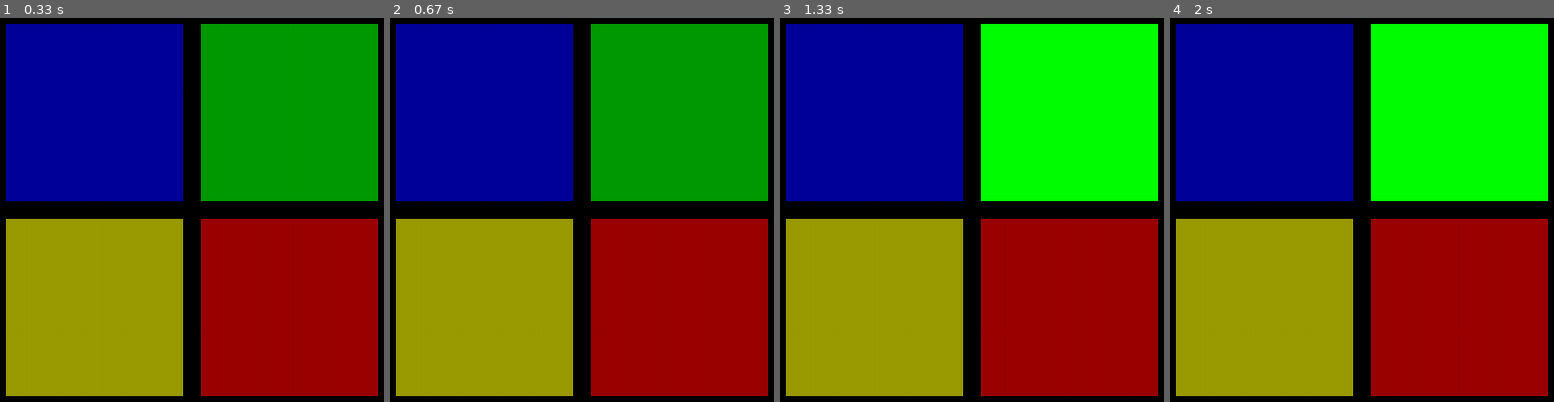
Above: before the commit, frames 1-4 (left to right).
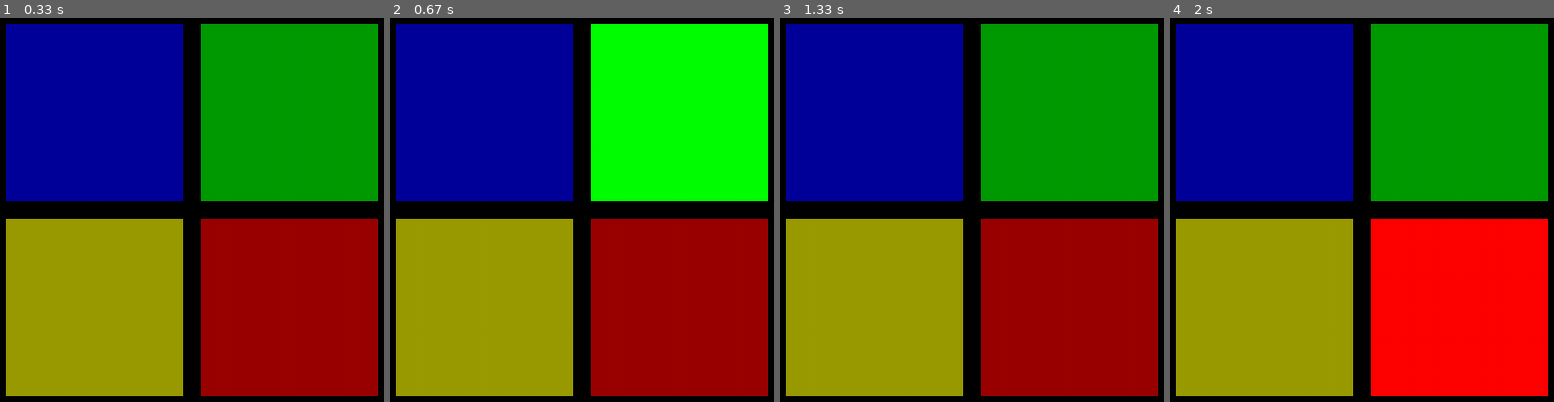
Above: after the commit, the same moments.

Repository: KKBrown23/Making-Games-with-Python-and-PyGame
Game: pygame game, started from chapter_5/app.py
Same seed, same stepped clock (60 frames per second), same inputs: the game is played once before the commit and once after it.
Inputs:
- Up to frame 1 (0.33 s): no input
- Up to frame 2 (0.67 s): no input
- Up to frame 3 (1.33 s): no input
- Up to frame 4 (2 s): no input

Frame 1 is identical in both runs. In frame 2, 21% of the frame differs, in the area x 52-99%, y 1-48%; in frame 3, 21%; in frame 4, 43%, in the area x 52-99%, y 1-99%.

Commit message:
user click detected

Diff:
--- a/chapter_5/app.py
+++ b/chapter_5/app.py
@@ -30,7 +30,7 @@
 BUTTONSIZE, BUTTONSIZE)
 GREENRECT = pygame.Rect(XMARGIN + BUTTONSIZE + BUTTONGAPSIZE, YMARGIN +
 BUTTONSIZE + BUTTONGAPSIZE, BUTTONSIZE, BUTTONSIZE)
-
+WAITING_TIME = 500
 
 DISPLAYSURF = pygame.display.set_mode((WINDOWWIDTH, WINDOWHEIGHT))
 pygame.draw.rect(DISPLAYSURF, BLUE, ((XMARGIN, YMARGIN),(BUTTONSIZE,BUTTONSIZE)))
@@ -63,12 +63,12 @@
 
 def lighting_squares(array_of_random_moves):
     for x in range(0, len(array_of_random_moves)):
-        pygame.time.wait(1000)
+        pygame.time.wait(WAITING_TIME)
         random_move = array_of_random_moves[x]
         if random_move == 1:
             pygame.draw.rect(DISPLAYSURF, BRIGHTBLUE, ((XMARGIN, YMARGIN),(BUTTONSIZE,BUTTONSIZE)))
             pygame.display.update()
-            pygame.time.wait(1000)
+            pygame.time.wait(WAITING_TIME)
             pygame.draw.rect(DISPLAYSURF, BLUE, ((XMARGIN, YMARGIN),(BUTTONSIZE,BUTTONSIZE)))
             pygame.display.update()
 
@@ -78,7 +78,7 @@
                     YMARGIN),
                     (BUTTONSIZE,BUTTONSIZE)))
             pygame.display.update()
-            pygame.time.wait(1000)
+            pygame.time.wait(WAITING_TIME)
             pygame.draw.rect(DISPLAYSURF, GREEN,
                   ((XMARGIN + BUTTONSIZE + BUTTONGAPSIZE,
                     YMARGIN),
@@ -89,7 +89,7 @@
                                               BUTTONSIZE + BUTTONGAPSIZE),
                                               (BUTTONSIZE,BUTTONSIZE)))
             pygame.display.update()
-            pygame.time.wait(1000)
+            pygame.time.wait(WAITING_TIME)
             pygame.draw.rect(DISPLAYSURF, YELLOW, ((XMARGIN, YMARGIN +
                                               BUTTONSIZE + BUTTONGAPSIZE),
                                               (BUTTONSIZE,BUTTONSIZE)))
@@ -112,4 +112,24 @@
             pygame.quit()
             sys.exit()
 
+        if event.type == MOUSEBUTTONDOWN:
+            mouse_pos = event.pos
+            mouse_x = mouse_pos[0]
+            mouse_y = mouse_pos[1]
+            if ((mouse_x >= XMARGIN and mouse_x <= XMARGIN + BUTTONSIZE)
+                and (mouse_y >= YMARGIN and mouse_y <= YMARGIN + BUTTONSIZE)):
+                print('You clicked on the first square')
+            if ((mouse_x >= XMARGIN + BUTTONSIZE + BUTTONGAPSIZE
+                 and mouse_x <= XMARGIN + BUTTONSIZE * 2 + BUTTONGAPSIZE)
+                 and (mouse_y >= YMARGIN  and mouse_y <= YMARGIN + BUTTONSIZE )):
+
+                print('You clicked on the second square')
+            # Do for the remaining two squares
+            if ((mouse_x >= XMARGIN and mouse_x <= XMARGIN + BUTTONSIZE)
+                 and (mouse_y >= YMARGIN + BUTTONGAPSIZE + BUTTONSIZE and mouse_y <= YMARGIN + BUTTONSIZE * 2 + BUTTONGAPSIZE)):
+                print('You clicked on the third square')
+            if ((mouse_x >= XMARGIN + BUTTONGAPSIZE * 2 + BUTTONSIZE and mouse_x <= XMARGIN + BUTTONSIZE * 2 + BUTTONGAPSIZE)
+                 and (mouse_y >= YMARGIN + BUTTONSIZE + BUTTONGAPSIZE and mouse_y <= YMARGIN + BUTTONSIZE * 2 + BUTTONGAPSIZE)):
+                print('You clicked on the fourth square')
+            print(mouse_pos)
     pygame.display.update()
